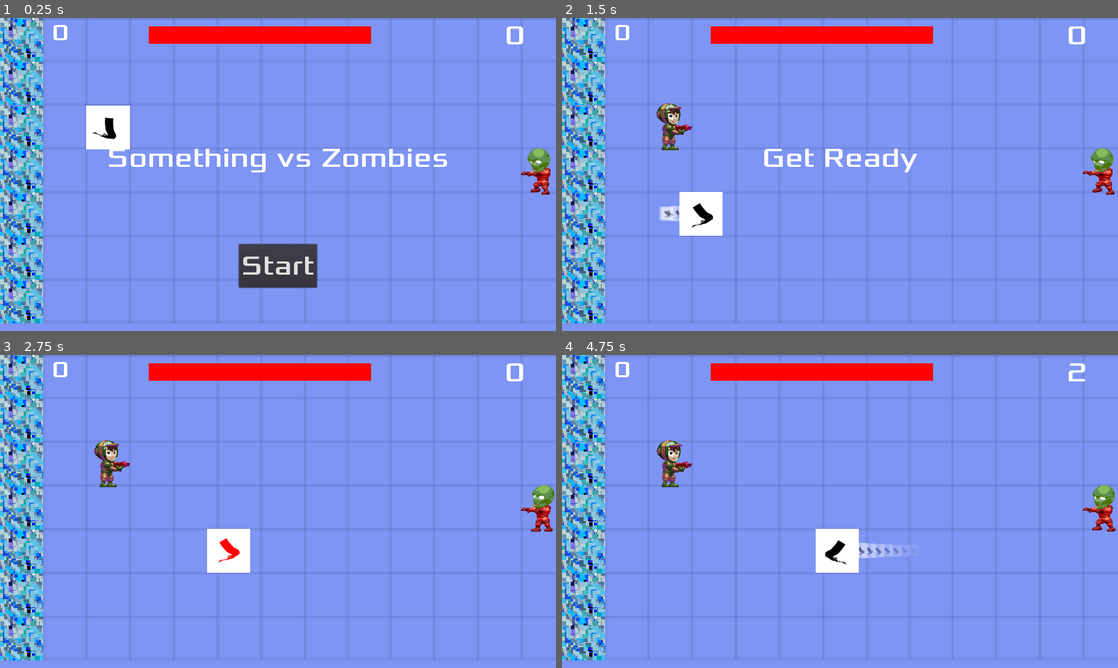
Above: before the commit, frames 1-4 (two rows, left to right).
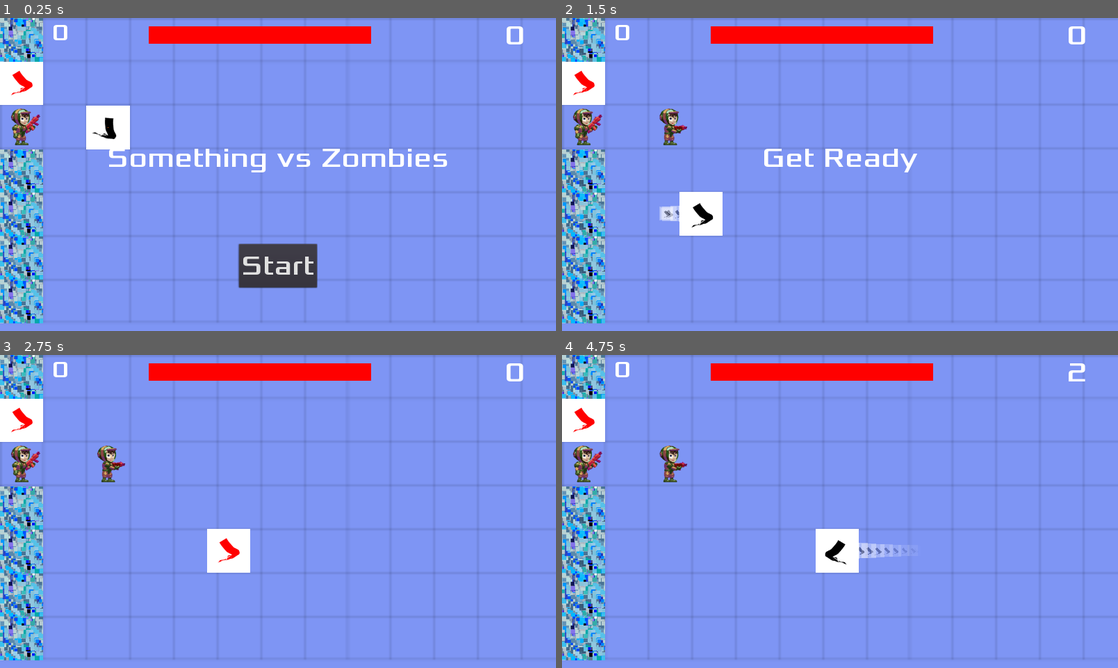
Above: after the commit, the same moments.

Repository: yangosoft/svsz
Game: Godot game, scene res://Main.tscn
Two runs of this game, one before a commit and one after it. Both use one fixed random seed, a clock stepped at 60 frames per second and the inputs below.
Inputs (mouse positions are in pixels of both pictures, inside the frame that each line leads up to):
- Up to frame 1 (0.25 s): no input
- Up to frame 2 (1.5 s): click "Start" at 0.5 s; tap Enter (start_game) at 1.25, 1.35 s; move the mouse to (962, 158) at 1.27 s; hold Right (move_right) from 1.28 s (still down); click (962, 158) at 1.42 s
- Up to frame 3 (2.75 s): release Right (move_right) at 2 s; drag from (166, 527) to (105, 464) at 2.02 s
- Up to frame 4 (4.75 s): move the mouse to (895, 442) at 2.77 s; hold Right (move_right) 2.78-3.5 s; tap Enter (start_game) at 2.85, 4.35 s; click (895, 442) at 2.92 s; drag from (812, 574) to (667, 464) at 3.52 s; move the mouse to (1006, 558) at 4.27 s; hold Left (move_left) from 4.28 s (still down); click (1006, 558) at 4.42 s

The runs differ from the first frame. In frame 1, 2.6% of the frame differs, in the area x 0-99%, y 14-57%; in frame 2, 3.0%; in frame 3, 3.0%, in the area x 0-100%, y 14-57%; in frame 4, 3.0%.

Commit message:
Something can be planted

Diff:
--- a/Main.gd
+++ b/Main.gd
@@ -2,7 +2,14 @@
 
 export(PackedScene) var mob_scene
 export(PackedScene) var zombie_scene
+export(PackedScene) var something_0
+
+
 var score
+
+
+var is_dragging = false
+
 
 func _ready():
 	randomize()
@@ -51,19 +58,32 @@
 	add_child(mob)
 
 func _on_MobTimer_timeout():
-	var zombie = zombie_scene.instance()
+	# var zombie = zombie_scene.instance()
 	var direction = PI
 	# Choose a random location on Path2D.
-	var mob_spawn_location = get_node("ZombiePath_0/PathFollow2D")
-	var velocity = Vector2(130, 0.0)
-	zombie.rotation = 0
-	zombie.position = Vector2(1000 , 250)
-	zombie.linear_velocity = velocity.rotated(direction)
+	# var mob_spawn_location = get_node("ZombiePath_0/PathFollow2D")
+	# var velocity = Vector2(130, 0.0)
+	# zombie.rotation = 0
+	# zombie.position = Vector2(1000 , 250)
+	# zombie.linear_velocity = velocity.rotated(direction)
 
 	# Set the mob's direction perpendicular to the path direction.
 
 	# Spawn the mob by adding it to the Main scene.
-	add_child(zombie)
+	# add_child(zombie)
+	for i in range(1,7):
+		var zombie = zombie_scene.instance()
+		var mob_spawn_location = get_node("ZombiePath_0/PathFollow2D")
+		var velocity = Vector2(130, 0.0)
+		zombie.rotation = 0
+		zombie.position = Vector2(1000 , (i*100)+50)
+		zombie.linear_velocity = velocity.rotated(direction)
+
+		# Set the mob's direction perpendicular to the path direction.
+
+		# Spawn the mob by adding it to the Main scene.
+		add_child(zombie)
+
 
 func _on_ScoreTimer_timeout():
 	score += 1
@@ -78,3 +98,44 @@
 func _on_AnimatedSprite_something_hit():
 	$MobTimer.stop()
 	pass # Replace with function body.
+
+
+func _on_Something0_gui_input(event):
+	print(str(event))
+	if event is InputEventMouseButton and event.button_index == BUTTON_LEFT  and event.pressed:
+		var s = something_0.instance()
+		s.position = Vector2(252,352)
+		add_child(s)
+
+
+
+func _on_Something0_mouse_entered():
+	print("Mouse event")
+
+
+func _onSomethingClick(event):
+	if event is InputEventMouseButton and event.button_index == BUTTON_LEFT  and event.pressed:
+		print("ok")
+		is_dragging = true
+
+
+func _onMouseMove(event):
+	var pos = get_viewport().get_mouse_position()
+
+	if is_dragging and event is InputEventMouseMotion:
+		$SomethingMouseFollower.show()
+
+
+		pos[0] = pos[0] - int(int(pos[0]) % 100) + 0
+		pos[1] = pos[1] - int(int(pos[1]) % 100) + 0
+		print("Mouse moving " + str(pos))
+		$SomethingMouseFollower.set_position( pos )
+
+	if is_dragging and event is InputEventMouseButton  and event.button_index == BUTTON_LEFT  and event.pressed:
+		is_dragging = false
+		$SomethingMouseFollower.hide()
+		pos[0] = pos[0] - int(int(pos[0]) % 100) + 50
+		pos[1] = pos[1] - int(int(pos[1]) % 100) + 50
+		var s = something_0.instance()
+		s.position = pos
+		add_child(s)
--- a/Main.tscn
+++ b/Main.tscn
@@ -10,6 +10,9 @@
 [ext_resource path="res://art/griddvsd1280-720.png" type="Texture" id=8]
 [ext_resource path="res://Something.tscn" type="PackedScene" id=9]
 [ext_resource path="res://Zombie.tscn" type="PackedScene" id=10]
+[ext_resource path="res://art/chars/p0_1.png" type="Texture" id=11]
+[ext_resource path="res://art/zombies/Player_Free/Idle/0091.png" type="Texture" id=12]
+[ext_resource path="res://art/chars/p0_0_idle_0.png" type="Texture" id=13]
 
 [sub_resource type="Curve2D" id=1]
 _data = {
@@ -25,6 +28,7 @@
 script = ExtResource( 1 )
 mob_scene = ExtResource( 2 )
 zombie_scene = ExtResource( 10 )
+something_0 = ExtResource( 9 )
 
 [node name="ColorRect" type="ColorRect" parent="."]
 anchor_right = 1.0
@@ -48,6 +52,7 @@
 
 [node name="MobTimer" type="Timer" parent="."]
 wait_time = 5.0
+one_shot = true
 
 [node name="ScoreTimer" type="Timer" parent="."]
 
@@ -75,8 +80,31 @@
 [node name="DeathSound" type="AudioStreamPlayer" parent="."]
 stream = ExtResource( 6 )
 
+[node name="ZombiePath_0" type="Path2D" parent="."]
+curve = SubResource( 2 )
+
+[node name="PathFollow2D" type="PathFollow2D" parent="ZombiePath_0"]
+position = Vector2( 1367, 257 )
+rotation = 3.14159
+
+[node name="ZombiePath_1" type="Path2D" parent="."]
+curve = SubResource( 2 )
+
+[node name="PathFollow2D" type="PathFollow2D" parent="ZombiePath_1"]
+position = Vector2( 1367, 257 )
+rotation = 3.14159
+
+[node name="Background" type="TextureRect" parent="."]
+margin_right = 1280.0
+margin_bottom = 720.0
+texture = ExtResource( 8 )
+expand = true
+__meta__ = {
+"_edit_lock_": true
+}
+
 [node name="DefenseGroup" type="Node2D" parent="."]
-z_index = 1
+z_index = 3
 __meta__ = {
 "_edit_lock_": true
 }
@@ -85,19 +113,20 @@
 margin_top = 100.0
 margin_right = 100.0
 margin_bottom = 202.0
-texture = ExtResource( 7 )
+texture = ExtResource( 11 )
 
 [node name="Something0" type="TextureRect" parent="DefenseGroup"]
 margin_right = 100.0
 margin_bottom = 100.0
+mouse_default_cursor_shape = 6
 texture = ExtResource( 7 )
 stretch_mode = 6
 
 [node name="Something2" type="TextureRect" parent="DefenseGroup"]
 margin_top = 202.0
-margin_right = 100.0
-margin_bottom = 302.0
-texture = ExtResource( 7 )
+margin_right = 128.0
+margin_bottom = 330.0
+texture = ExtResource( 12 )
 
 [node name="Something3" type="TextureRect" parent="DefenseGroup"]
 margin_top = 302.0
@@ -123,32 +152,21 @@
 margin_bottom = 702.0
 texture = ExtResource( 7 )
 
-[node name="Zombie" type="Area2D" parent="."]
-z_index = 1
+[node name="SomethingMouseFollower" type="TextureRect" parent="."]
+visible = false
+margin_right = 40.0
+margin_bottom = 40.0
+mouse_filter = 2
+texture = ExtResource( 13 )
 
-[node name="Zombie" parent="Zombie" instance=ExtResource( 10 )]
-position = Vector2( 1245, 355 )
-scale = Vector2( 0.9, 0.8 )
-
-[node name="ZombiePath_0" type="Path2D" parent="."]
-curve = SubResource( 2 )
-
-[node name="PathFollow2D" type="PathFollow2D" parent="ZombiePath_0"]
-position = Vector2( 1367, 257 )
-rotation = 3.14159
-
-[node name="Background" type="TextureRect" parent="."]
-margin_right = 1280.0
-margin_bottom = 720.0
-texture = ExtResource( 8 )
-expand = true
-__meta__ = {
-"_edit_lock_": true
-}
-
+[connection signal="mouse_entered" from="ColorRect" to="." method="_onMouseMove"]
 [connection signal="hit" from="Player" to="." method="game_over"]
 [connection signal="something_hit" from="Something_0/AnimatedSprite" to="." method="_on_AnimatedSprite_something_hit"]
 [connection signal="timeout" from="MobTimer" to="." method="_on_MobTimer_timeout"]
 [connection signal="timeout" from="ScoreTimer" to="." method="_on_ScoreTimer_timeout"]
 [connection signal="timeout" from="StartTimer" to="." method="_on_StartTimer_timeout"]
 [connection signal="start_game" from="HUD" to="." method="new_game"]
+[connection signal="gui_input" from="Background" to="." method="_onMouseMove"]
+[connection signal="gui_input" from="DefenseGroup/Something0" to="." method="_on_Something0_gui_input"]
+[connection signal="mouse_entered" from="DefenseGroup/Something0" to="." method="_on_Something0_mouse_entered"]
+[connection signal="gui_input" from="DefenseGroup/Something6" to="." method="_onSomethingClick"]
--- a/Something.tscn
+++ b/Something.tscn
@@ -20,6 +20,9 @@
 [ext_resource path="res://art/zombies/Player_Free/Idle_Shoot/0063.png" type="Texture" id=18]
 [ext_resource path="res://art/zombies/Player_Free/Idle_Shoot/0071.png" type="Texture" id=19]
 [ext_resource path="res://art/zombies/Player_Free/Idle_Shoot/0068.png" type="Texture" id=20]
+[ext_resource path="res://art/particles/part1.png" type="Texture" id=21]
+
+[sub_resource type="CanvasItemMaterial" id=3]
 
 [sub_resource type="SpriteFrames" id=1]
 animations = [ {
@@ -40,6 +43,12 @@
 [node name="AnimatedSprite" type="Area2D"]
 script = ExtResource( 1 )
 
+[node name="Particles2D" type="Particles2D" parent="."]
+material = SubResource( 3 )
+z_index = 3
+amount = 10
+texture = ExtResource( 21 )
+
 [node name="AnimatedSprite" type="AnimatedSprite" parent="."]
 frames = SubResource( 1 )
 animation = "attack"
--- a/Zombie.tscn
+++ b/Zombie.tscn
@@ -56,19 +56,19 @@
 "name": "walk",
 "speed": 14.0
 }, {
+"frames": [ ExtResource( 46 ), ExtResource( 45 ), ExtResource( 17 ), ExtResource( 26 ), ExtResource( 32 ), ExtResource( 24 ), ExtResource( 22 ), ExtResource( 37 ), ExtResource( 23 ), ExtResource( 30 ), ExtResource( 33 ) ],
+"loop": true,
+"name": "attack",
+"speed": 14.0
+}, {
 "frames": [ ExtResource( 42 ), ExtResource( 28 ), ExtResource( 25 ), ExtResource( 34 ), ExtResource( 21 ), ExtResource( …(293 unchanged characters)…
 "loop": false,
 "name": "die",
 "speed": 5.0
-}, {
-"frames": [ ExtResource( 46 ), ExtResource( 45 ), ExtResource( 17 ), ExtResource( 26 ), ExtResource( 32 ), ExtResource( 24 ), ExtResource( 22 ), ExtResource( 37 ), ExtResource( 23 ), ExtResource( 30 ), ExtResource( 33 ) ],
-"loop": true,
-"name": "attack",
-"speed": 14.0
 } ]
 
 [sub_resource type="RectangleShape2D" id=2]
-extents = Vector2( 40, 57.5 )
+extents = Vector2( 26, 45 )
 
 [node name="Zombie" type="RigidBody2D"]
 gravity_scale = 0.0
@@ -79,12 +79,12 @@
 animation = "die"
 
 [node name="CollisionShape2D" type="CollisionShape2D" parent="."]
-position = Vector2( -5, -3.5 )
+position = Vector2( 0, -3 )
 shape = SubResource( 2 )
 
 [node name="VisibilityNotifier2D" type="VisibilityNotifier2D" parent="."]
-position = Vector2( -6, -3 )
-scale = Vector2( 3.9, 5.7 )
+position = Vector2( 2, -0.500002 )
+scale = Vector2( 3.1, 4.65 )
 
 [connection signal="body_entered" from="." to="." method="_on_Zombie_body_entered"]
 [connection signal="body_shape_entered" from="." to="." method="_on_Zombie_body_shape_entered"]
Not shown: 1 places in Main.tscn that only renumber resources
Not shown: 1 places in Something.tscn that only renumber resources
Binary file added: art/particles/part1.png
Not shown, added: art/particles/part1.png.import
Binary file changed: art/zombies/Player_Free/Death/0130.png
Binary file changed: art/zombies/Player_Free/Death/0131.png
Binary file changed: art/zombies/Player_Free/Death/0132.png
Binary file changed: art/zombies/Player_Free/Death/0133.png
Binary file changed: art/zombies/Player_Free/Death/0134.png
Binary file changed: art/zombies/Player_Free/Death/0135.png
Binary file changed: art/zombies/Player_Free/Death/0136.png
Binary file changed: art/zombies/Player_Free/Death/0137.png
(and 147 more such lines)
